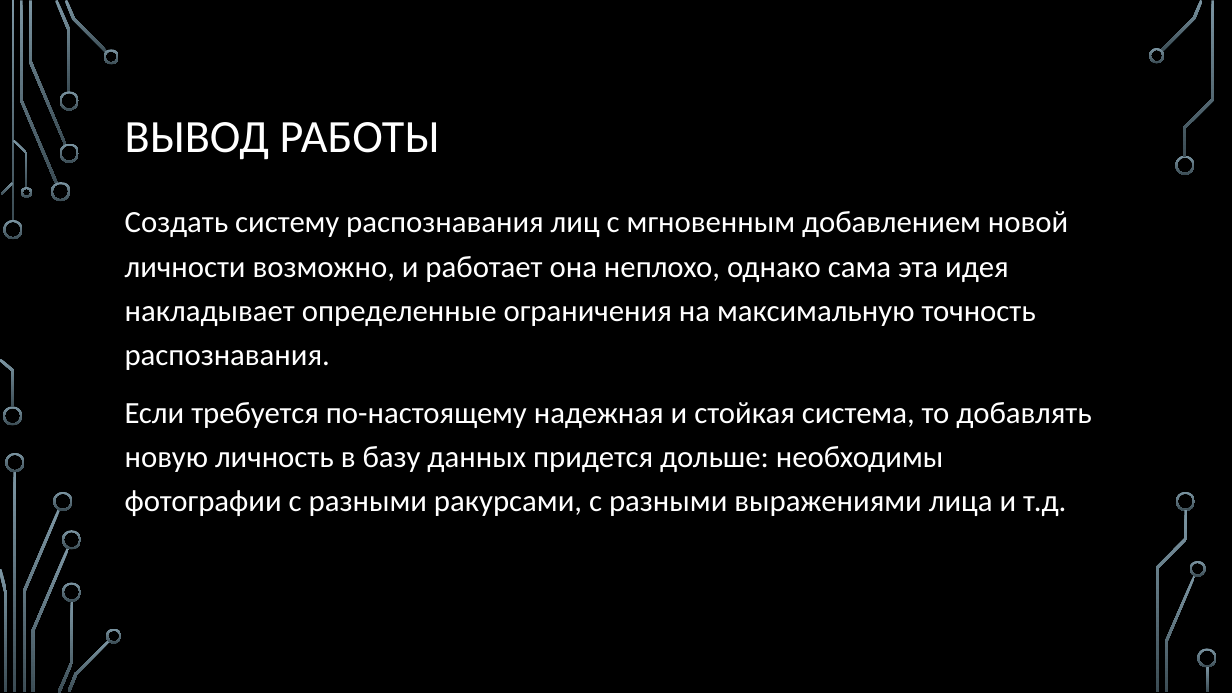
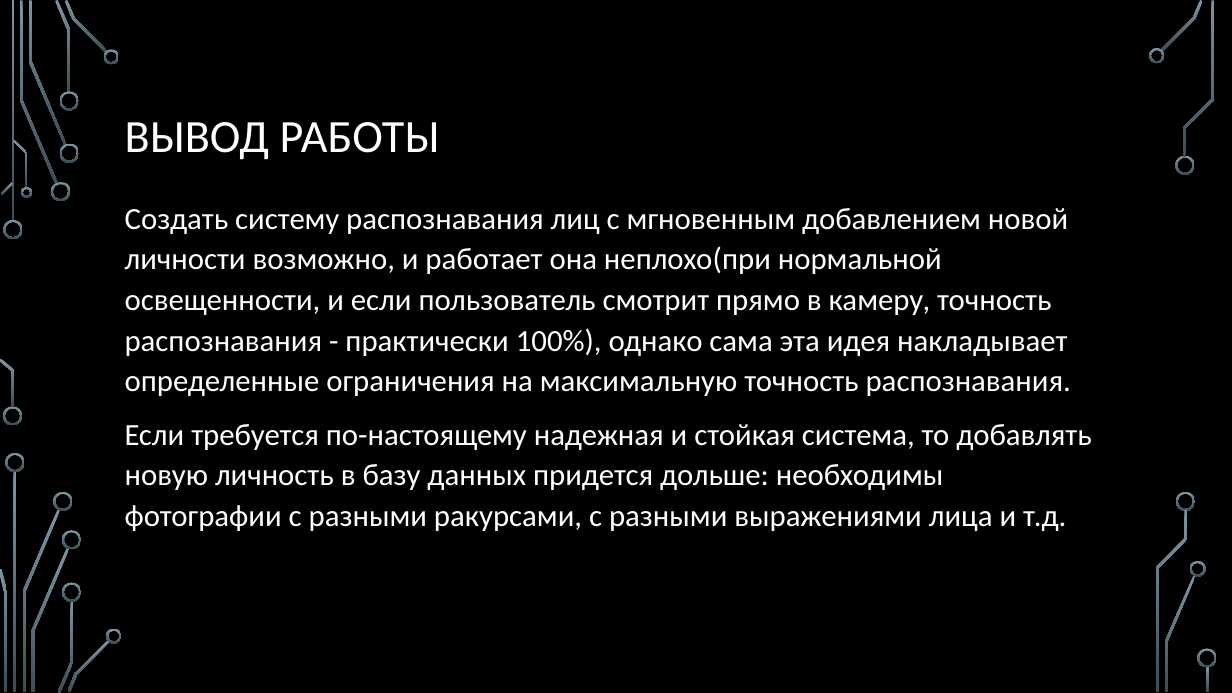
Before and after one commit to den250400/FaceRecognizer, a slide deck: slide 10 of presentation.pptx. Drawn at 1232x693 pixels with LibreOffice and Linux fonts; fonts in the diff are those of the drawing; background and template pictures are left out. Boxes give left, top, right and bottom in pixels: in the first picture for what was removed or moved away, otherwise in the second. Text is boxed around its words. In the diff, an @@ line names an element or a change of style, - is before the commit and + after.

```diff
--- a/presentation.pptx
+++ b/presentation.pptx
@@ text at [125,208,1071,396]: text changed @@
-Создать систему распознавания лиц с мгновенным добавлением новой личности возможно, и работает она неплохо, однако сама эта идея накладывает определенные ограничения на максимальную точность распознавания.
+Создать систему распознавания лиц с мгновенным добавлением новой личности возможно, и работает она неплохо(при нормальной освещенности, и если пользователь смотрит прямо в камеру, точность распознавания - практически 100%), однако сама эта идея накладывает определенные ограничения на максимальную точность распознавания.
@@ text at [125,424,1091,531]: line spacing 1.2 to 1.1 @@
```
Also in this commit, not shown: 2 other slides changed.
